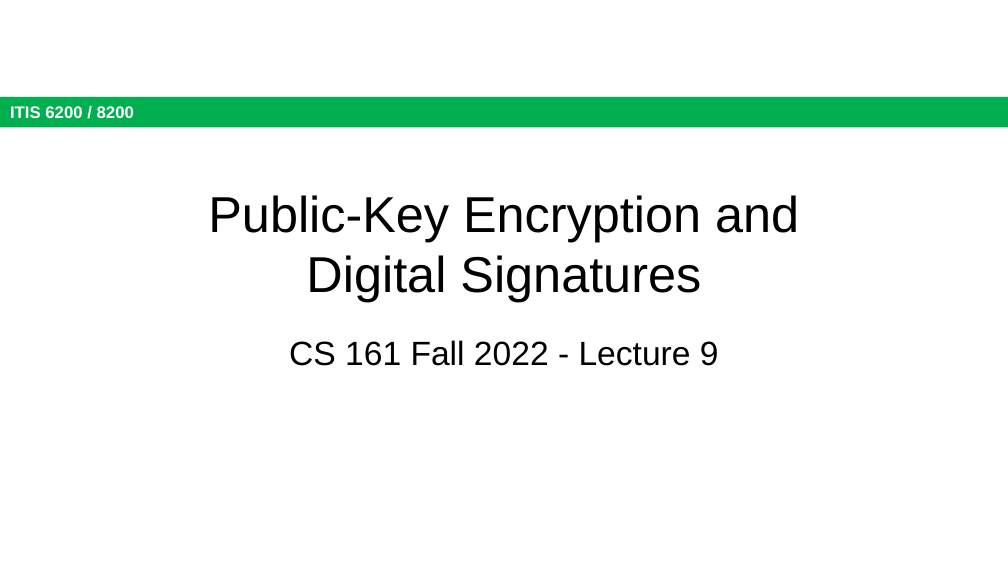
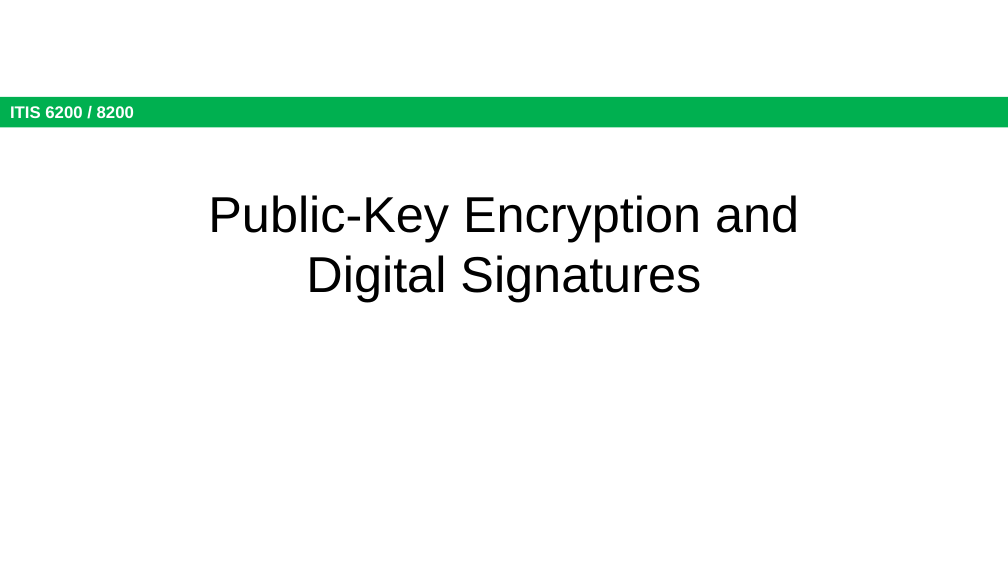
Before and after one commit to jx5c/github.io, a slide deck: slide 1 of teaching/ITIS6200/2023fa/lectures/lec06.pptx. Drawn at 1008x567 pixels with LibreOffice and Linux fonts; fonts in the diff are those of the drawing. Boxes give left, top, right and bottom in pixels: in the first picture for what was removed or moved away, otherwise in the second. Text is boxed around its words. In the diff, an @@ line names an element or a change of style, - is before the commit and + after.

```diff
--- a/teaching/ITIS6200/2023fa/lectures/lec06.pptx
+++ b/teaching/ITIS6200/2023fa/lectures/lec06.pptx
@@ subtitle removed at [289,340,719,366] @@
-CS 161 Fall 2022 - Lecture 9
```
Also in this commit, not shown: 10 other slides changed, 1 slide added, 1 other file.
